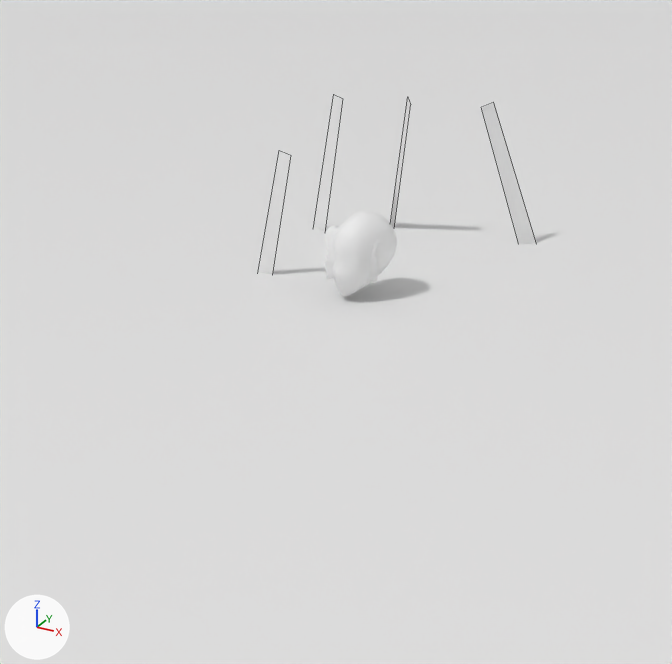
One commit to the Blender file public/scene.blend: the scene before it, then after it.
Rendered twice from a 50 mm lens placed at (25.8, -51.1, 19.3), pointed at (2.5, -8.8, -1.9). Every picture has the same lights, and +X, +Y and +Z are marked at lower left. Mesh edges are drawn as thin lines on the coarser meshes.

The first picture shows 'ground', 'light_1', 'light_2', 'light_4', 'proxy'.
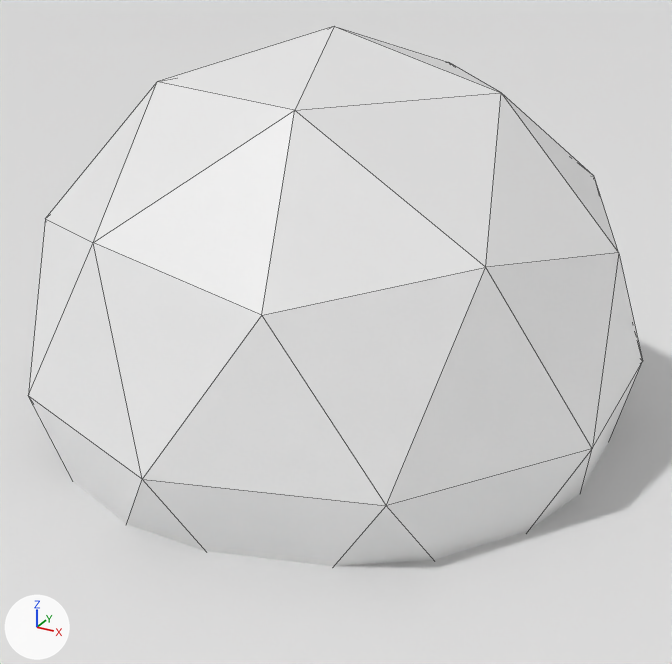
What the commit changed:
Object 'proxy_2' (ob_proxy_2) is now shown.

Boxes [x1, y1, x2, y2] around the edits, measured in the pictures (672 x 664 px):
'proxy_2', shown
    after: [28, 27, 643, 566]
'proxy', unchanged, covered by the edit
    before: [333, 211, 397, 296]
'light_4', unchanged, covered by the edit
    before: [481, 102, 536, 244]
